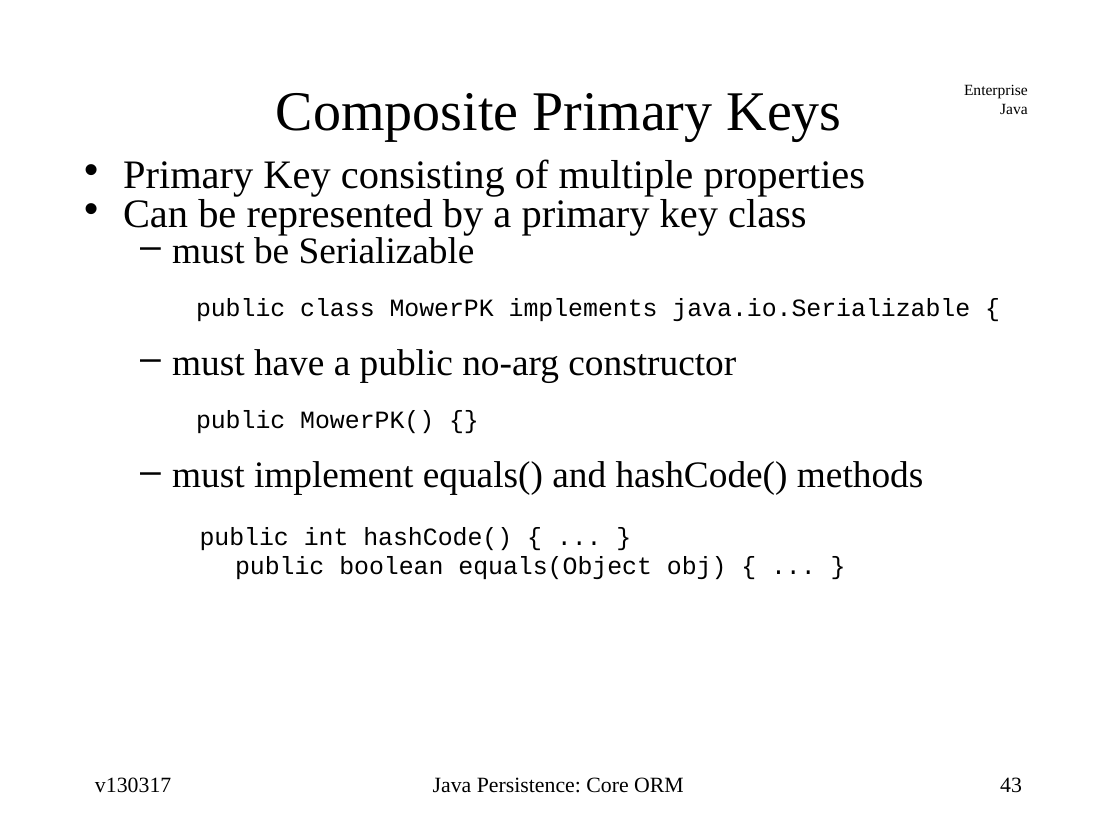
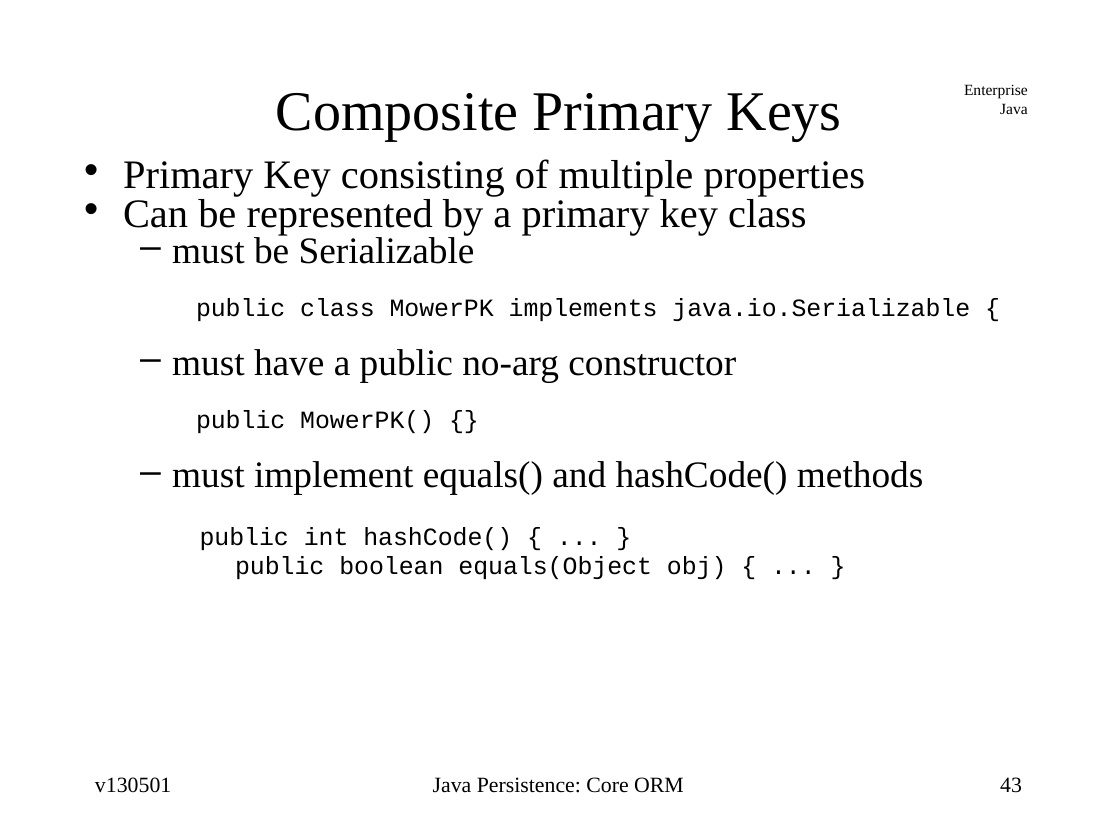
Before and after one commit to jcstaff/ejava-javaee, a slide deck: slide 43 of ormCore/src/site/resources/lectures/ormCore.ppt. Drawn at 1120x840 pixels with LibreOffice and Linux fonts; fonts in the diff are those of the drawing. Boxes give left, top, right and bottom in pixels: in the first picture for what was removed or moved away, otherwise in the second. Text is boxed around its words. In the diff, an @@ line names an element or a change of style, - is before the commit and + after.

```diff
--- a/ormCore/src/site/resources/lectures/ormCore.ppt
+++ b/ormCore/src/site/resources/lectures/ormCore.ppt
@@ text at (95,777,171,793): text changed @@
-v130317
+v130501
```
Also in this commit, not shown: 98 other slides changed.
